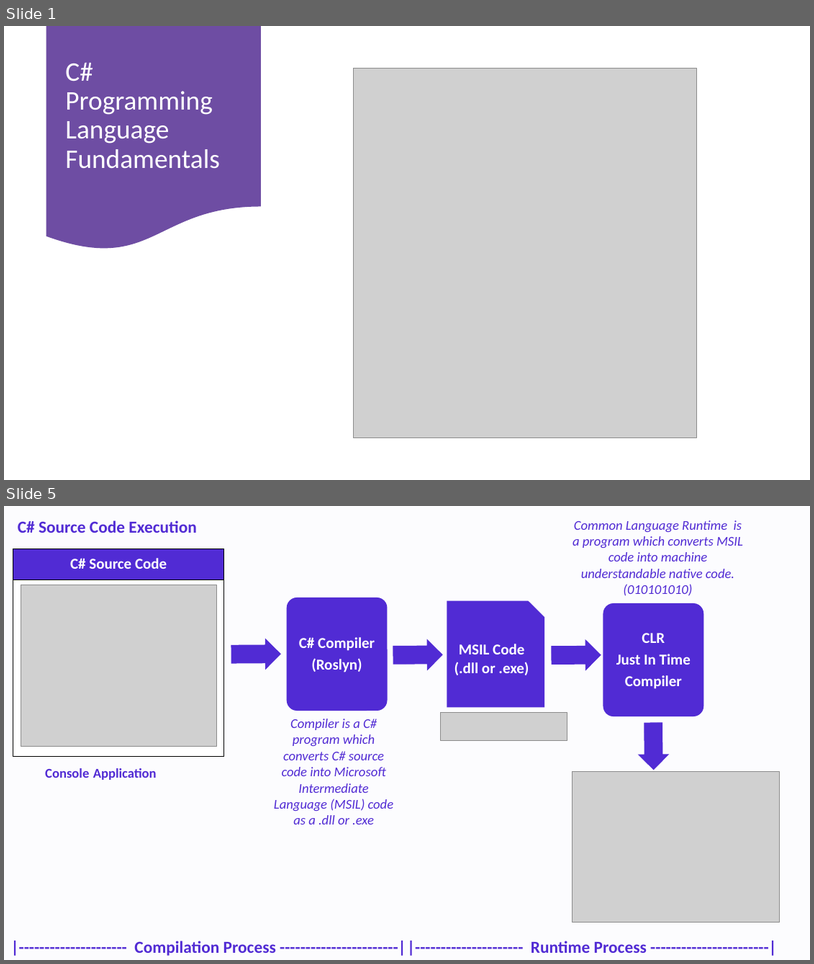
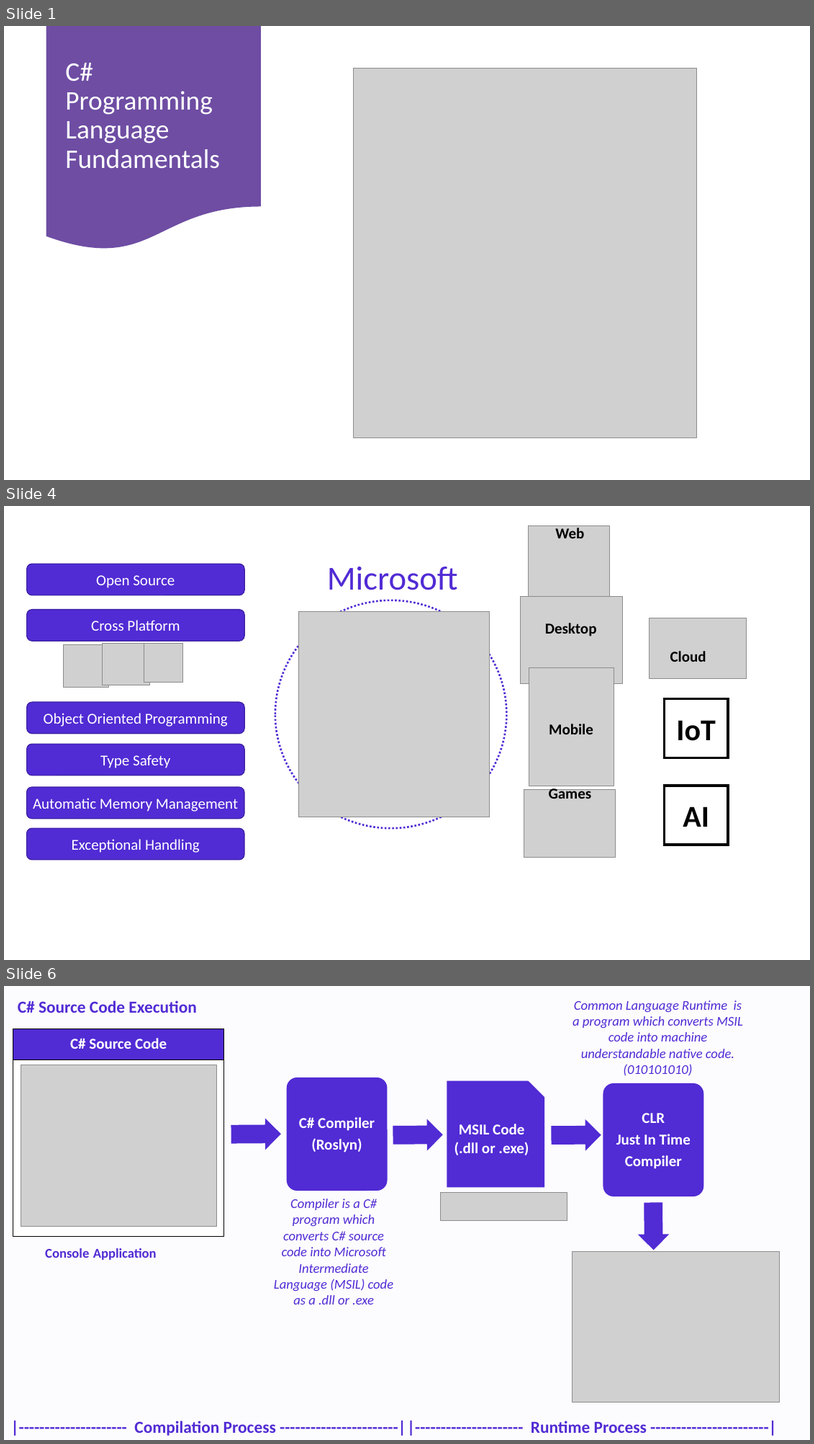
Before and after one commit to NaveenChittimalla/C-Sharp-Fundamentals, a slide deck: docs/C Sharp Programming Language - Fundaments.pptx. Shown one above the other, each under a label of ours: slides 1 and 5 before the commit, slides 1, 4 and 6 after it; the slides between them are not shown. The pictures are 814x964 and 814x1444 pixels, drawn with LibreOffice and Linux fonts; fonts in the diff are those of the drawing; grey boxes stand for pictures. Boxes give left, top, right and bottom in pixels: in the first picture for what was removed or moved away, otherwise in the second. Text is boxed around its words. In the diff, an @@ line names an element or a change of style, - is before the commit and + after.

```diff
--- a/docs/C Sharp Programming Language - Fundaments.pptx
+++ b/docs/C Sharp Programming Language - Fundaments.pptx
@@ slide 4 added at [4,506,810,960], background #FFFFFF @@
@@ picture added at [528,525,610,606] @@
@@ text added at [556,525,584,538], 18 pt, text #000000, bold @@
+Web
@@ rounded rectangle added at [27,564,244,595], fill #512BD4, outline #3A20A0 1 pt, 18 pt, text #FFFFFF @@
+Open Source
@@ text added at [327,566,458,590], 40 pt, text #512BD4 @@
+Microsoft
@@ rounded rectangle added at [27,610,244,641], fill #512BD4, outline #3A20A0 1 pt, 18 pt, text #FFFFFF @@
+Cross Platform
@@ ellipse added at [275,600,507,829], fill #FFFFFF, outline #512BD4 2.25 pt dashed @@
@@ picture added at [298,611,490,816] @@
@@ picture added at [521,596,623,684] @@
@@ text added at [545,623,597,636], 18 pt, text #000000, bold @@
+Desktop
@@ picture added at [650,618,747,678] @@
@@ picture added at [63,645,108,687] @@
@@ picture added at [103,643,149,685] @@
@@ picture added at [144,643,183,682] @@
@@ text added at [671,651,707,662], 18 pt, text #000000, bold @@
+Cloud
@@ picture added at [529,667,614,786] @@
@@ rectangle added at [665,699,729,758], fill #FFFFFF, outline #000000 3 pt, 36 pt, text #000000, bold @@
+IoT
@@ rounded rectangle added at [27,702,244,734], fill #512BD4, outline #3A20A0 1 pt, 18 pt, text #FFFFFF @@
+Object Oriented Programming
@@ text added at [549,723,594,734], 18 pt, text #000000, bold @@
+Mobile
@@ rounded rectangle added at [27,744,244,775], fill #512BD4, outline #3A20A0 1 pt, 18 pt, text #FFFFFF @@
+Type Safety
@@ text added at [549,786,592,798], 18 pt, text #000000, bold @@
+Games
@@ rectangle added at [665,785,729,844], fill #FFFFFF, outline #000000 3 pt, 36 pt, text #000000, bold @@
+AI
@@ rounded rectangle added at [26,787,244,818], fill #512BD4, outline #3A20A0 1 pt, 18 pt, text #FFFFFF @@
+Automatic Memory Management
@@ picture added at [525,789,615,857] @@
@@ rounded rectangle added at [26,828,244,860], fill #512BD4, outline #3A20A0 1 pt, 18 pt, text #FFFFFF @@
+Exceptional Handling
@@ what was slide 5 is now slide 6 @@
```
Also in this commit, not shown: 6 slides changed, 4 other slides added, 1 other file.
